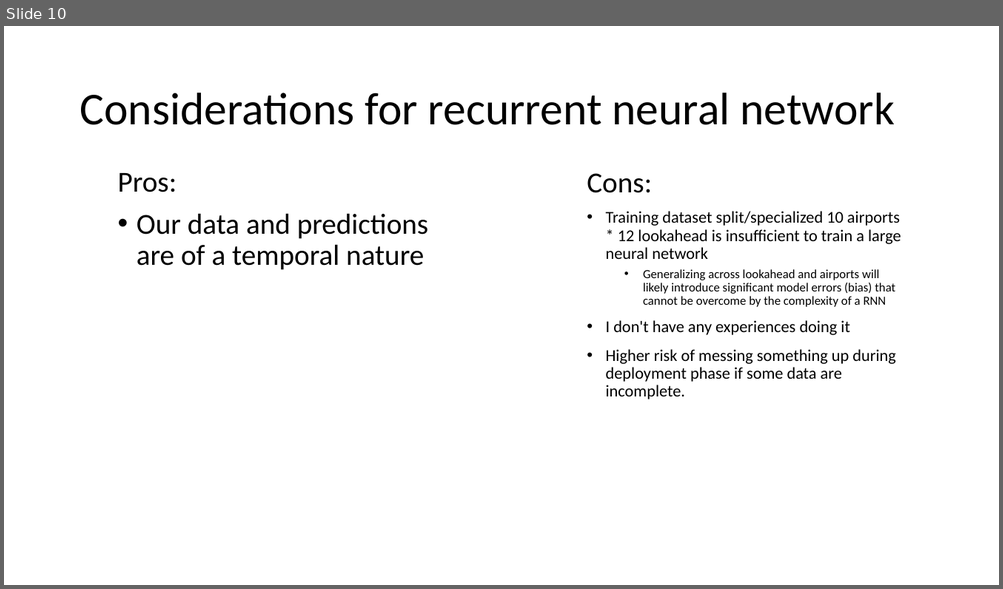
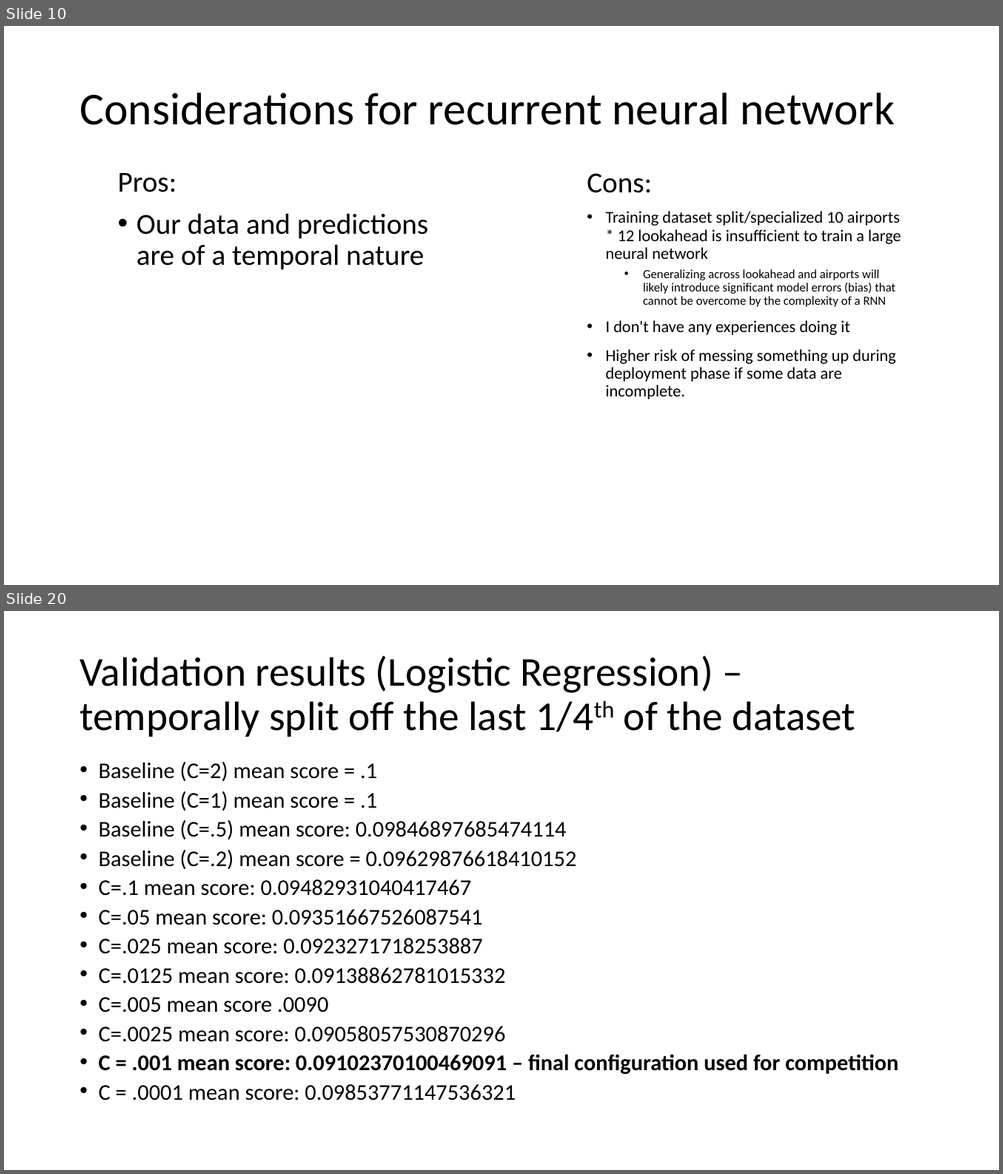
Before and after one commit to Pennswood/runway-project-private, a slide deck: weather for predicting airport configuration.pptx. Shown one above the other, each under a label of ours: slide 10 before the commit, slides 10 and 20 after it; the slides between them are not shown. The pictures are 1003x589 and 1003x1174 pixels, drawn with LibreOffice and Linux fonts; fonts in the diff are those of the drawing. Boxes give left, top, right and bottom in pixels: in the first picture for what was removed or moved away, otherwise in the second. Text is boxed around its words. In the diff, an @@ line names an element or a change of style, - is before the commit and + after.

```diff
--- a/weather for predicting airport configuration.pptx
+++ b/weather for predicting airport configuration.pptx
@@ slide 20 added at (4, 611, 999, 1170), background #FFFFFF @@
@@ title added at (79, 655, 855, 737), 39.6 pt, text #000000 @@
+Validation results (Logistic Regression) – temporally split off the last 1/4th of the dataset
@@ text added at (99, 762, 898, 1101), 21.7 pt, text #000000 @@
+• Baseline (C=2) mean score = .1
+• Baseline (C=1) mean score = .1
+• Baseline (C=.5) mean score: 0.09846897685474114
+• Baseline (C=.2) mean score = 0.09629876618410152
+• C=.1 mean score: 0.09482931040417467
+• C=.05 mean score: 0.09351667526087541
+• C=.025 mean score: 0.0923271718253887
+• C=.0125 mean score: 0.09138862781015332
+• C=.005 mean score .0090
+• C=.0025 mean score: 0.09058057530870296
+• C = .001 mean score: 0.09102370100469091 – final configuration used for competition
+• C = .0001 mean score: 0.09853771147536321
```
Also in this commit, not shown: 1 slide changed, 10 other slides added.
